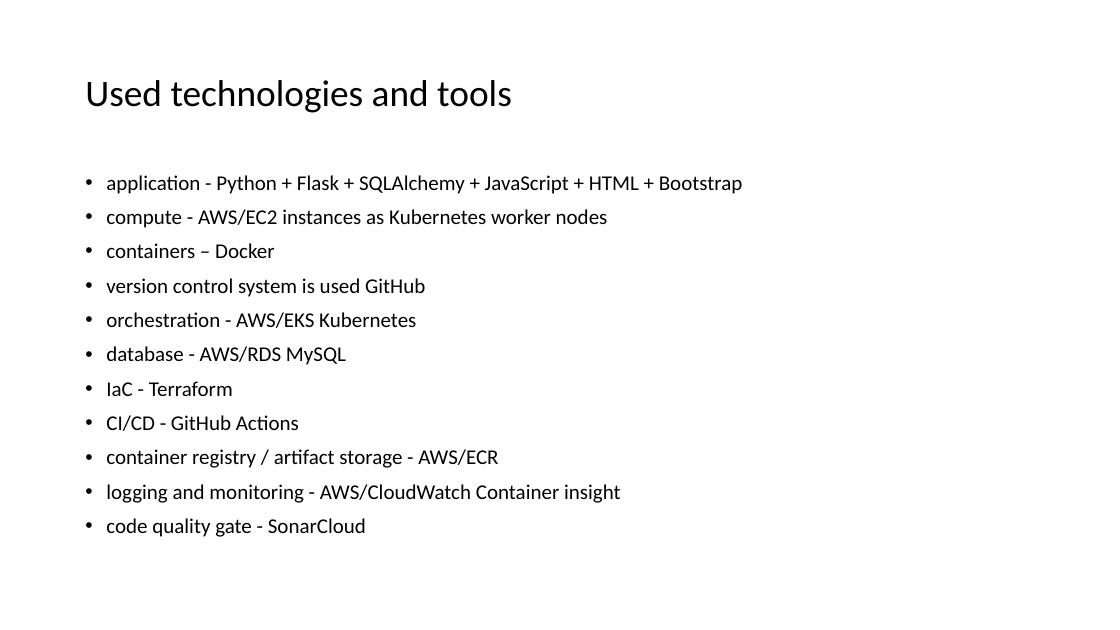
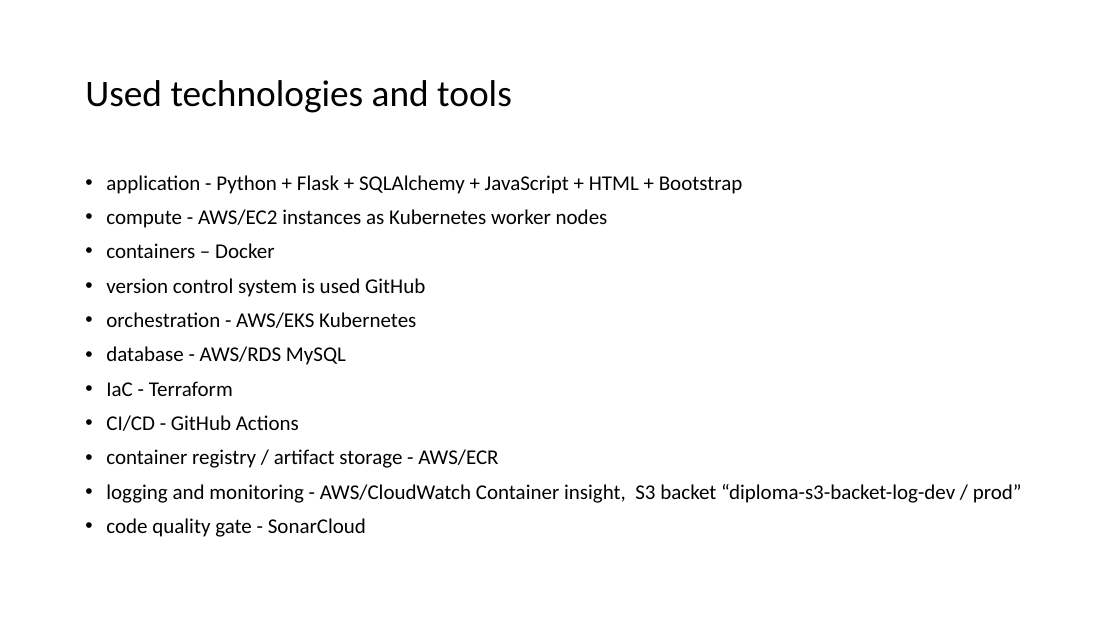
Before and after one commit to AlexGenSh/DevOpsScool-diploma, a slide deck: slide 3 of internship-diploma-sherbakov-alexander.pptx. Drawn at 1120x630 pixels with LibreOffice and Linux fonts; fonts in the diff are those of the drawing. Boxes give left, top, right and bottom in pixels: in the first picture for what was removed or moved away, otherwise in the second. Text is boxed around its words. In the diff, an @@ line names an element or a change of style, - is before the commit and + after.

Commit message:
Add presentation

```diff
--- a/internship-diploma-sherbakov-alexander.pptx
+++ b/internship-diploma-sherbakov-alexander.pptx
@@ text at (106, 484, 1022, 503): text changed @@
-• logging and monitoring - AWS/CloudWatch Container insight
+• logging and monitoring - AWS/CloudWatch Container insight, S3 backet “diploma-s3-backet-log-dev / prod”
```
